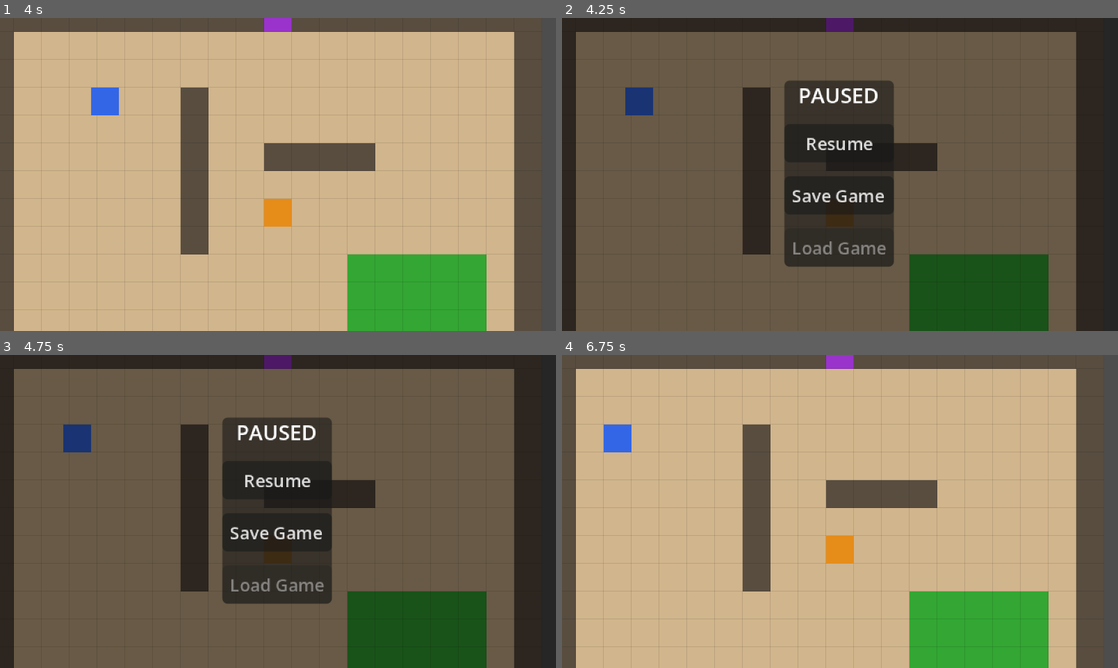
Above: before the commit, frames 1-4 (two rows, left to right).
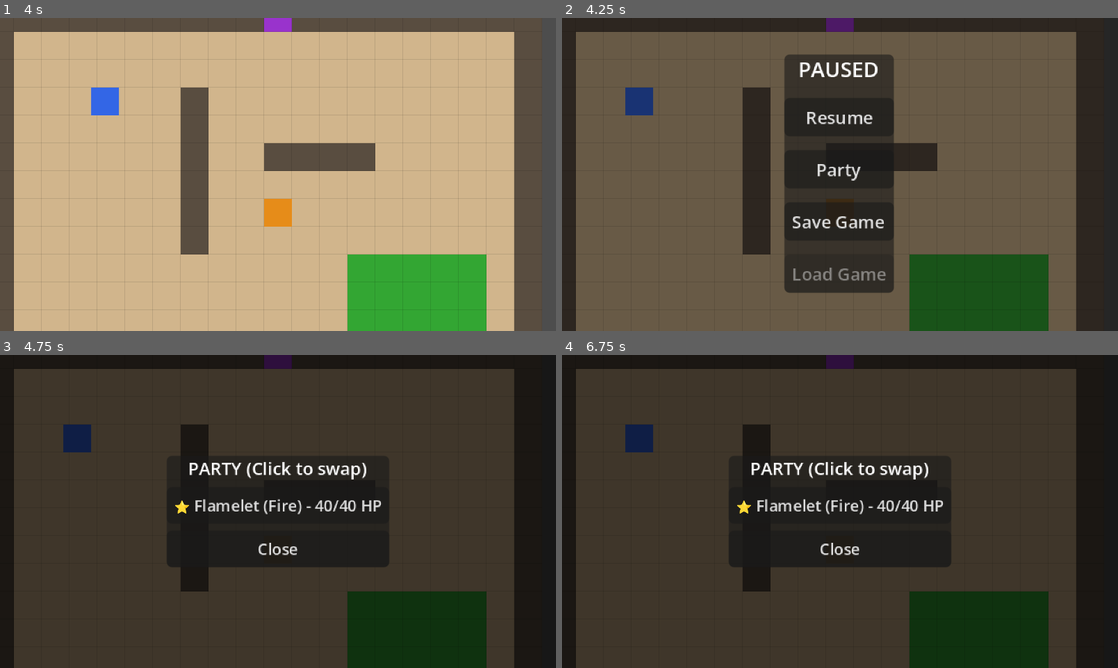
Above: after the commit, the same moments.

Repository: sarveshv9/DailyDex-RPG
Game: Godot game, scene res://scenes/overworld/overworld.tscn
Same seed, same stepped clock (60 frames per second), same inputs: the game is played once before the commit and once after it.
Inputs (mouse positions are in pixels of both pictures, inside the frame that each line leads up to):
- Up to frame 1 (4 s): tap Enter (ui_accept) at 0.5, 0.77, 1.52, 3.02, 3.77 s; hold D (move_right) 0.53-1.28 s; hold S (move_down) 1.28-2.03 s; hold D (move_right) 2.03-2.78 s; hold W (move_up) 2.78-3.53 s; hold A (move_left) from 3.53 s (still down)
- Up to frame 2 (4.25 s): keep holding A (move_left); tap Escape (ui_cancel) at 4.15 s
- Up to frame 3 (4.75 s): release A (move_left) at 4.25 s; click (278, 505) at 4.25 s, where only the run after the commit has a clickable "Party"
- Up to frame 4 (6.75 s): click (840, 505) at 5 s, where only the run after the commit has a clickable "⭐ Flamelet (Fire) - 40/40 HP"; click (840, 505) at 5.75 s, where only the run after the commit has a clickable ">> ⭐ Flamelet (Fire) - 40/40 …"; click (840, 480) at 6.5 s, where only the run before the commit has a clickable "Resume"

Frame 1 is identical in both runs. In frame 2, 5.0% of the frame differs, in the area x 40-60%, y 11-88%; in frame 3, 74%; in frame 4, 100%, in the area x 0-100%, y 0-100%.

Commit message:
feat: party menu

Diff:
--- a/project.godot
+++ b/project.godot
@@ -20,6 +20,7 @@
 GameState="*res://scripts/autoloads/game_state.gd"
 PauseMenu="*res://ui/pause_menu.tscn"
 TypeChart="*res://scripts/autoloads/type_chart.gd"
+PartyMenu="*res://ui/party_menu.tscn"
 
 [display]
 
--- /dev/null
+++ b/scripts/ui/party_menu.gd
@@ -0,0 +1,105 @@
+extends CanvasLayer
+## UI to view party and swap creatures.
+## Selected creature becomes the new lead (index 0).
+
+var panel: PanelContainer
+var vbox: VBoxContainer
+var selected_index: int = -1
+var buttons: Array[Button] = []
+
+
+func _ready() -> void:
+	process_mode = Node.PROCESS_MODE_ALWAYS
+	layer = 101 # Above pause menu
+	visible = false
+	_build_ui()
+
+
+func _build_ui() -> void:
+	var bg := ColorRect.new()
+	bg.color = Color(0, 0, 0, 0.7)
+	bg.set_anchors_preset(Control.PRESET_FULL_RECT)
+	add_child(bg)
+
+	var center := CenterContainer.new()
+	center.set_anchors_preset(Control.PRESET_FULL_RECT)
+	add_child(center)
+
+	panel = PanelContainer.new()
+	center.add_child(panel)
+
+	vbox = VBoxContainer.new()
+	vbox.add_theme_constant_override("separation", 4)
+	panel.add_child(vbox)
+
+	var title := Label.new()
+	title.text = "PARTY (Click to swap)"
+	title.horizontal_alignment = HORIZONTAL_ALIGNMENT_CENTER
+	title.add_theme_font_size_override("font_size", 10)
+	vbox.add_child(title)
+
+	# Close button
+	var close_btn := Button.new()
+	close_btn.text = "Close"
+	close_btn.add_theme_font_size_override("font_size", 9)
+	close_btn.pressed.connect(_on_close_pressed)
+	vbox.add_child(close_btn)
+
+
+func open() -> void:
+	selected_index = -1
+	_refresh_list()
+	visible = true
+
+
+func _refresh_list() -> void:
+	# Clear old buttons
+	for btn in buttons:
+		btn.queue_free()
+	buttons.clear()
+
+	# Create new buttons for current party
+	for i in range(GameState.party.size()):
+		var creature: CreatureData = GameState.party[i]
+		var hp: int = GameState.party_hp[i]
+
+		var btn := Button.new()
+
+		# e.g., "0: Flamelet (Fire) - 15/40 HP"
+		# Indicate lead with a star if i == 0
+		var prefix = "⭐ " if i == 0 else "   "
+		btn.text = "%s%s (%s) - %d/%d HP" % [prefix, creature.creature_name, creature.element_type, hp, creature.max_hp]
+
+		btn.add_theme_font_size_override("font_size", 9)
+		btn.pressed.connect(_on_slot_pressed.bind(i))
+
+		# Move it above the close button
+		vbox.add_child(btn)
+		vbox.move_child(btn, i + 1) # title is 0
+		buttons.append(btn)
+
+
+func _on_slot_pressed(index: int) -> void:
+	if selected_index == -1:
+		# Select first slot
+		selected_index = index
+		buttons[index].text = ">> " + buttons[index].text
+	else:
+		if selected_index != index:
+			# Swap
+			var temp_c = GameState.party[selected_index]
+			var temp_hp = GameState.party_hp[selected_index]
+
+			GameState.party[selected_index] = GameState.party[index]
+			GameState.party_hp[selected_index] = GameState.party_hp[index]
+
+			GameState.party[index] = temp_c
+			GameState.party_hp[index] = temp_hp
+
+		selected_index = -1
+		_refresh_list()
+
+
+func _on_close_pressed() -> void:
+	visible = false
+	get_tree().paused = false
--- a/scripts/ui/pause_menu.gd
+++ b/scripts/ui/pause_menu.gd
@@ -6,6 +6,7 @@
 var resume_btn: Button
 var save_btn: Button
 var load_btn: Button
+var party_btn: Button
 
 
 func _ready() -> void:
@@ -56,6 +57,12 @@
 	resume_btn.pressed.connect(_on_resume_pressed)
 	vbox.add_child(resume_btn)
 
+	party_btn = Button.new()
+	party_btn.text = "Party"
+	party_btn.add_theme_font_size_override("font_size", 10)
+	party_btn.pressed.connect(_on_party_pressed)
+	vbox.add_child(party_btn)
+
 	save_btn = Button.new()
 	save_btn.text = "Save Game"
 	save_btn.add_theme_font_size_override("font_size", 10)
@@ -81,6 +88,13 @@
 	_toggle_pause()
 
 
+func _on_party_pressed() -> void:
+	visible = false
+	# Keep the game paused while Party Menu is open
+	# We rely on PartyMenu to unpause when closed.
+	PartyMenu.open()
+
+
 func _on_save_pressed() -> void:
 	GameState.save_game()
 	var original_text = save_btn.text
--- /dev/null
+++ b/ui/party_menu.tscn
@@ -0,0 +1,6 @@
+[gd_scene load_steps=2 format=3]
+
+[ext_resource type="Script" path="res://scripts/ui/party_menu.gd" id="1"]
+
+[node name="PartyMenu" type="CanvasLayer"]
+script = ExtResource("1")
Not shown, added: scripts/ui/party_menu.gd.uid
